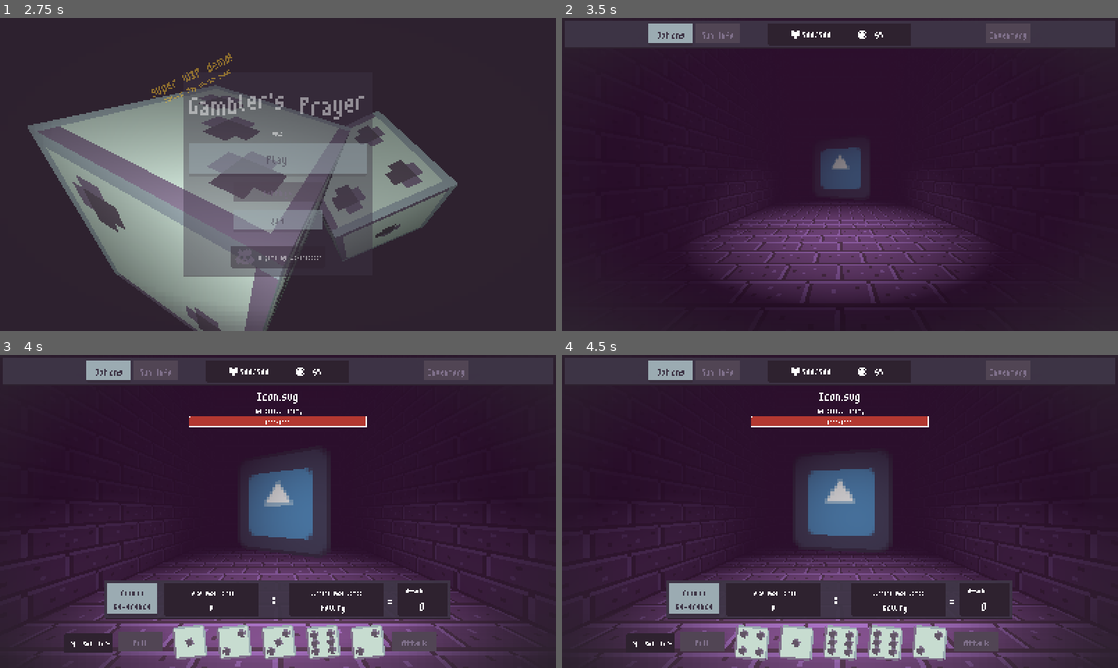
Above: before the commit, frames 1-4 (two rows, left to right).
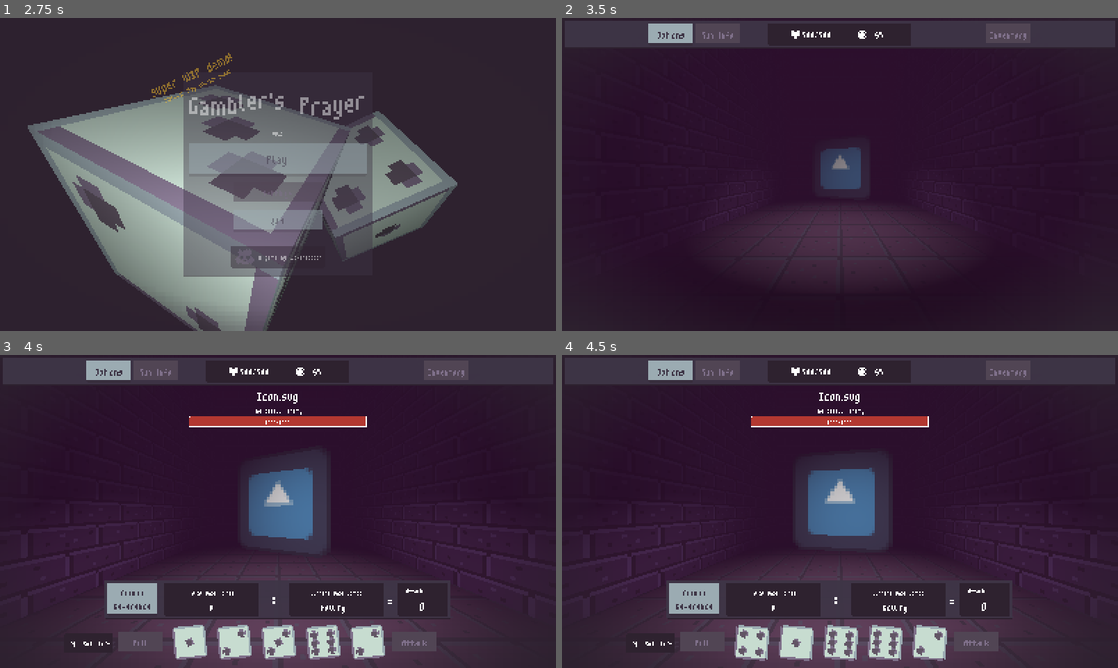
Above: after the commit, the same moments.

Repository: wokeraccoon/DiceGame
Game: Godot game, scene res://scenes/main.tscn
Two runs of this game, one before a commit and one after it. Both use one fixed random seed, a clock stepped at 60 frames per second and the inputs below. The engine's default icon, where the game draws it, is replaced by a stand-in: a white triangle on a blue panel in a dark square.
Inputs:
- Up to frame 1 (2.75 s): hold D (turn_right) 0.53-1.28 s; hold Down (ui_down) 1.28-2.03 s; hold D (turn_right) from 2.03 s (still down)
- Up to frame 2 (3.5 s): release D (turn_right) at 2.75 s; click "Play" at 2.75 s
- Up to frame 3 (4 s): hold Up (ui_up) from 3.53 s (still down)
- Up to frame 4 (4.5 s): release Up (ui_up) at 4.28 s; hold A (turn_left) from 4.28 s (still down)

Frame 1 is identical in both runs. In frame 2, 7.9% of the frame differs, in the area x 24-76%, y 60-92%; in frame 3, 6.2%; in frame 4, 6.1%.
Error in both runs: Cannot call method 'get_device_name' on a null value. (res://scenes/debug/debug_stats_panel.gd:14)

Commit message:
added a floor to battle screen

Diff:
--- a/scenes/game/battle_stage/battle_stage.tscn
+++ b/scenes/game/battle_stage/battle_stage.tscn
@@ -1,16 +1,11 @@
 [gd_scene load_steps=24 format=3 uid="uid://dkx41chdlblvm"]
 
 [ext_resource type="Script" uid="uid://bofqdlnkp8a1t" path="res://scenes/game/battle_stage/battle_stage.gd" id="1_1ybse"]
-[ext_resource type="Texture2D" uid="uid://cnl8dub7a5egv" path="res://scenes/game/battle_stage/wall_texture.png" id="2_5fcvq"]
+[ext_resource type="Material" uid="uid://blyf6qcep6rvq" path="res://scenes/game/dungeon_assets/dungeon_wall_mat.tres" id="2_1ybse"]
+[ext_resource type="Material" uid="uid://biat7o7g74y4c" path="res://scenes/game/dungeon_assets/dungeon_floor_mat.tres" id="3_5fcvq"]
 [ext_resource type="Texture2D" uid="uid://cthdjn64hfl7r" path="res://icon.svg" id="3_u1udp"]
 
-[sub_resource type="StandardMaterial3D" id="StandardMaterial3D_yylj5"]
-albedo_texture = ExtResource("2_5fcvq")
-uv1_triplanar = true
-texture_filter = 0
-
 [sub_resource type="BoxMesh" id="BoxMesh_4xn4m"]
-material = SubResource("StandardMaterial3D_yylj5")
 size = Vector3(4, 8, 6)
 
 [sub_resource type="Environment" id="Environment_2em46"]
@@ -426,6 +421,14 @@
 transform = Transform3D(1, 0, 0, 0, 1, 0, 0, 0, 1, 0, 0, -2)
 flip_faces = true
 mesh = SubResource("BoxMesh_4xn4m")
+material = ExtResource("2_1ybse")
+
+[node name="CSGBox3D" type="CSGBox3D" parent="DungeonMesh"]
+transform = Transform3D(1, 0, 0, 0, 1, 0, 0, 0, 1, 0, -4.00143, 0)
+operation = 2
+flip_faces = true
+size = Vector3(32, 0.135693, 32)
+material = ExtResource("3_5fcvq")
 
 [node name="WorldEnvironment" type="WorldEnvironment" parent="."]
 environment = SubResource("Environment_2em46")
--- /dev/null
+++ b/scenes/game/dungeon/dungeon.tscn
@@ -0,0 +1,17 @@
+[gd_scene load_steps=3 format=3 uid="uid://b87ha31o8yffi"]
+
+[ext_resource type="PackedScene" uid="uid://bunk117rnoi5j" path="res://scenes/game/player_camera/player_camera.tscn" id="1_jjck7"]
+
+[sub_resource type="Environment" id="Environment_jjck7"]
+fog_enabled = true
+fog_light_color = Color(0.17278, 0.0613303, 0.175375, 1)
+fog_density = 0.5497
+
+[node name="Dungeon" type="Node3D"]
+
+[node name="PlayerCamera" parent="." instance=ExtResource("1_jjck7")]
+
+[node name="WorldEnvironment" type="WorldEnvironment" parent="."]
+environment = SubResource("Environment_jjck7")
+
+[node name="CSGCombiner3D" type="CSGCombiner3D" parent="."]
--- /dev/null
+++ b/scenes/game/dungeon_assets/dungeon_floor_mat.tres
@@ -0,0 +1,8 @@
+[gd_resource type="StandardMaterial3D" load_steps=2 format=3 uid="uid://biat7o7g74y4c"]
+
+[ext_resource type="Texture2D" uid="uid://i16s8ta23bfj" path="res://scenes/game/dungeon_assets/floor_texture.png" id="1_wfk0j"]
+
+[resource]
+albedo_texture = ExtResource("1_wfk0j")
+uv1_triplanar = true
+texture_filter = 0
--- /dev/null
+++ b/scenes/game/dungeon_assets/dungeon_wall_mat.tres
@@ -0,0 +1,8 @@
+[gd_resource type="StandardMaterial3D" load_steps=2 format=3 uid="uid://blyf6qcep6rvq"]
+
+[ext_resource type="Texture2D" uid="uid://cnl8dub7a5egv" path="res://scenes/game/dungeon_assets/wall_texture.png" id="1_ygx1b"]
+
+[resource]
+albedo_texture = ExtResource("1_ygx1b")
+uv1_triplanar = true
+texture_filter = 0
Not shown, removed: scenes/game/battle_stage/wall_texture.png.import
Binary file added: scenes/game/dungeon_assets/floor_texture.png
Not shown, added: scenes/game/dungeon_assets/floor_texture.png.import
Renamed: scenes/game/battle_stage/wall_texture.png -> scenes/game/dungeon_assets/wall_texture.png
Not shown, added: scenes/game/dungeon_assets/wall_texture.png.import
